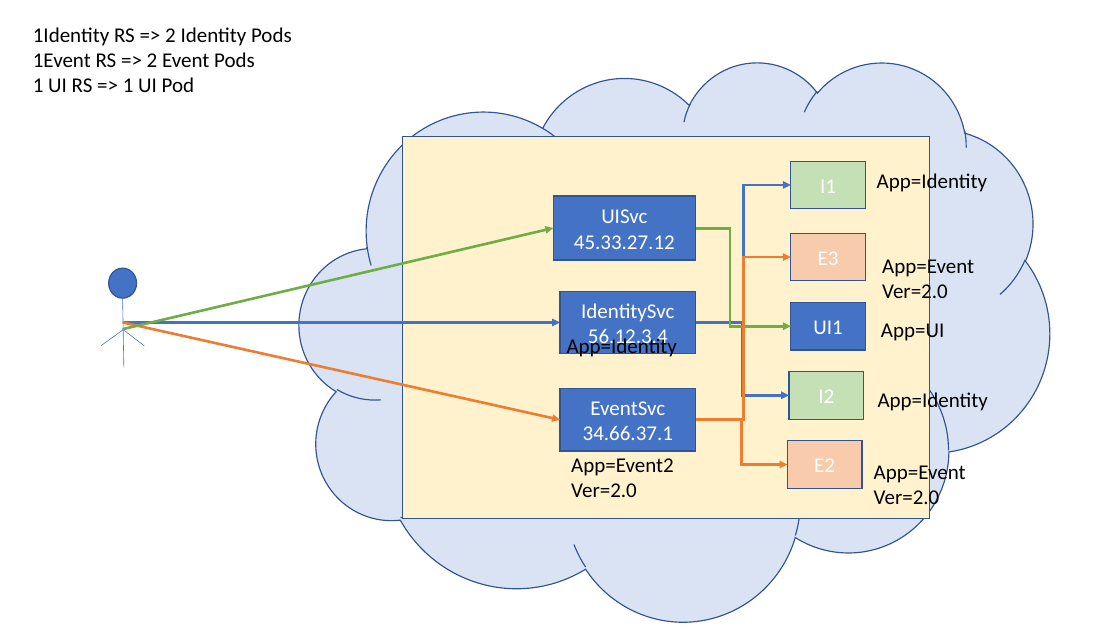
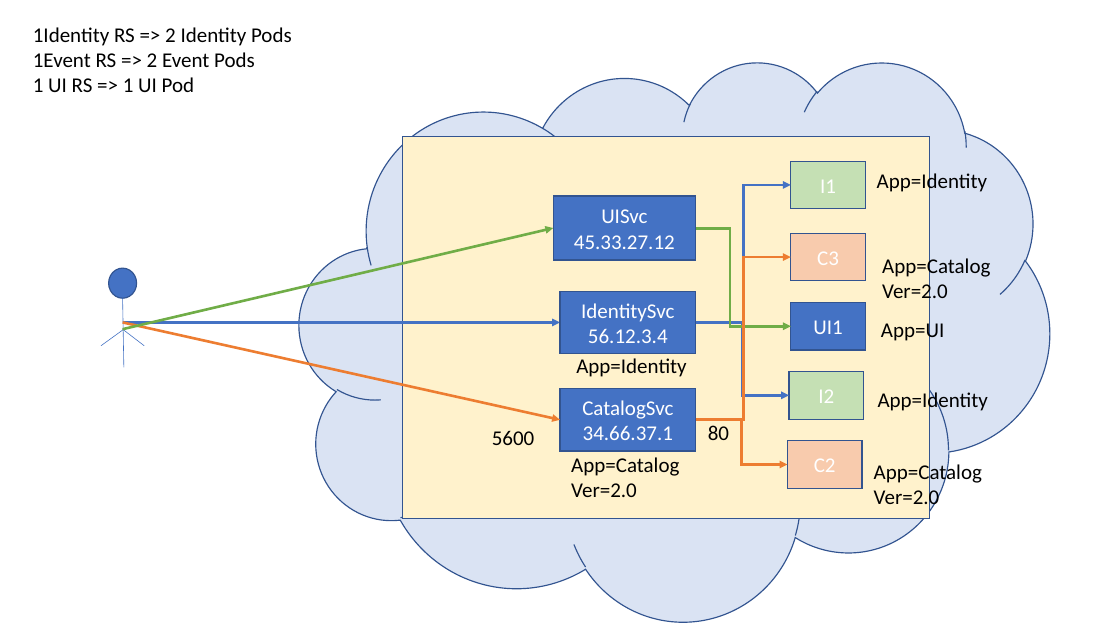
Before and after one commit to sonusathyadas/Microservices-Training-Materials, a slide deck: slide 12 of Presentations/Azure.pptx. Drawn at 1120x630 pixels with LibreOffice and Linux fonts; fonts in the diff are those of the drawing. Boxes give left, top, right and bottom in pixels: in the first picture for what was removed or moved away, otherwise in the second. Text is boxed around its words. In the diff, an @@ line names an element or a change of style, - is before the commit and + after.

```diff
--- a/Presentations/Azure.pptx
+++ b/Presentations/Azure.pptx
@@ text in rectangle at box(817, 251, 839, 265): text changed @@
-E3
+C3
@@ text at box(882, 255, 990, 279): text changed @@
-App=Event
+App=Catalog
@@ text "App=Identity" rewrapped from box(567, 336, 677, 360) to box(576, 358, 686, 377) @@
@@ text in rectangle at box(582, 400, 673, 419): text changed @@
-EventSvc
+CatalogSvc
@@ text added at box(492, 430, 535, 445), 18 pt, text #000000 @@
+5600
@@ text added at box(708, 425, 729, 440), 18 pt, text #000000 @@
+80
@@ text at box(571, 457, 679, 476): text changed @@
-App=Event2
+App=Catalog
@@ text in rectangle at box(814, 458, 836, 472): text changed @@
-E2
+C2
@@ text at box(874, 462, 982, 486): text changed @@
-App=Event
+App=Catalog
```
Also in this commit, not shown: 3 other slides changed, 1 other file.
